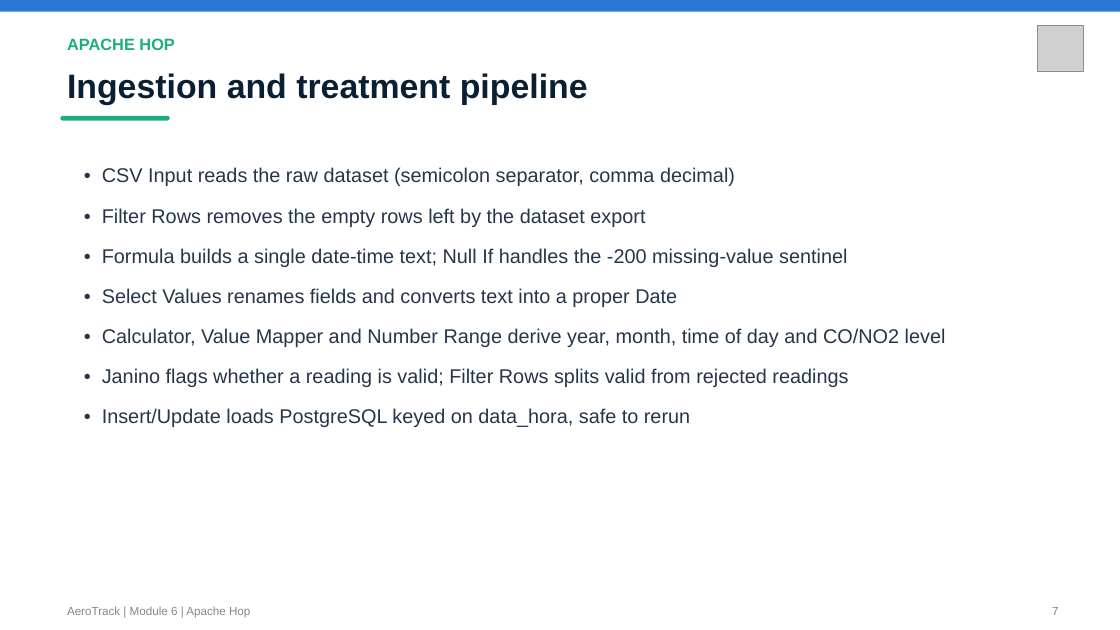
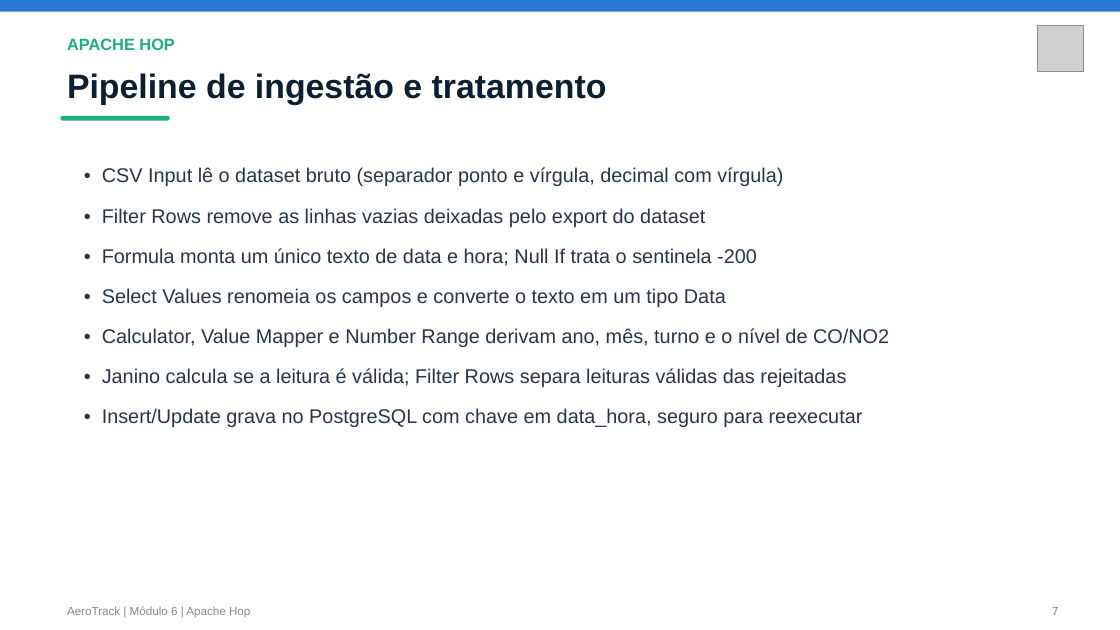
Before and after one commit to JulianaBallin/AeroTrack, a slide deck: slide 7 of docs/evidencias/AeroTrack-Apresentacao-Modulo6.pptx. Drawn at 1120x630 pixels with LibreOffice and Linux fonts; fonts in the diff are those of the drawing; grey boxes stand for pictures. Boxes give left, top, right and bottom in pixels: in the first picture for what was removed or moved away, otherwise in the second. Text is boxed around its words. In the diff, an @@ line names an element or a change of style, - is before the commit and + after.

Commit message:
docs(relatorio): shrink table font, fix remaining accents, use PT flowchart
Wraps every longtable in \small so the pipeline/database tables fit
more comfortably and read less cramped. Fixes several more missed
accents (resumo executivo, Janino description, dashboard section).
Swaps the architecture flowchart for a Portuguese-labeled version to
match the rest of the report.

```diff
--- a/docs/evidencias/AeroTrack-Apresentacao-Modulo6.pptx
+++ b/docs/evidencias/AeroTrack-Apresentacao-Modulo6.pptx
@@ text at (67,73,607,105): text changed @@
-Ingestion and treatment pipeline
+Pipeline de ingestão e tratamento
@@ text at (102,167,889,427): text changed @@
-• CSV Input reads the raw dataset (semicolon separator, comma decimal)
-• Filter Rows removes the empty rows left by the dataset export
-• Formula builds a single date-time text; Null If handles the -200 missing-value sentinel
-• Select Values renames fields and converts text into a proper Date
-• Calculator, Value Mapper and Number Range derive year, month, time of day and CO/NO2 level
-• Janino flags whether a reading is valid; Filter Rows splits valid from rejected readings
-• Insert/Update loads PostgreSQL keyed on data_hora, safe to rerun
+• CSV Input lê o dataset bruto (separador ponto e vírgula, decimal com vírgula)
+• Filter Rows remove as linhas vazias deixadas pelo export do dataset
+• Formula monta um único texto de data e hora; Null If trata o sentinela -200
+• Select Values renomeia os campos e converte o texto em um tipo Data
+• Calculator, Value Mapper e Number Range derivam ano, mês, turno e o nível de CO/NO2
+• Janino calcula se a leitura é válida; Filter Rows separa leituras válidas das rejeitadas
+• Insert/Update grava no PostgreSQL com chave em data_hora, seguro para reexecutar
@@ text at (67,606,250,618): text changed @@
-AeroTrack | Module 6 | Apache Hop
+AeroTrack | Módulo 6 | Apache Hop
```
Also in this commit, not shown: 13 other slides changed, 2 slides added, 2 slides removed, 4 other files.
